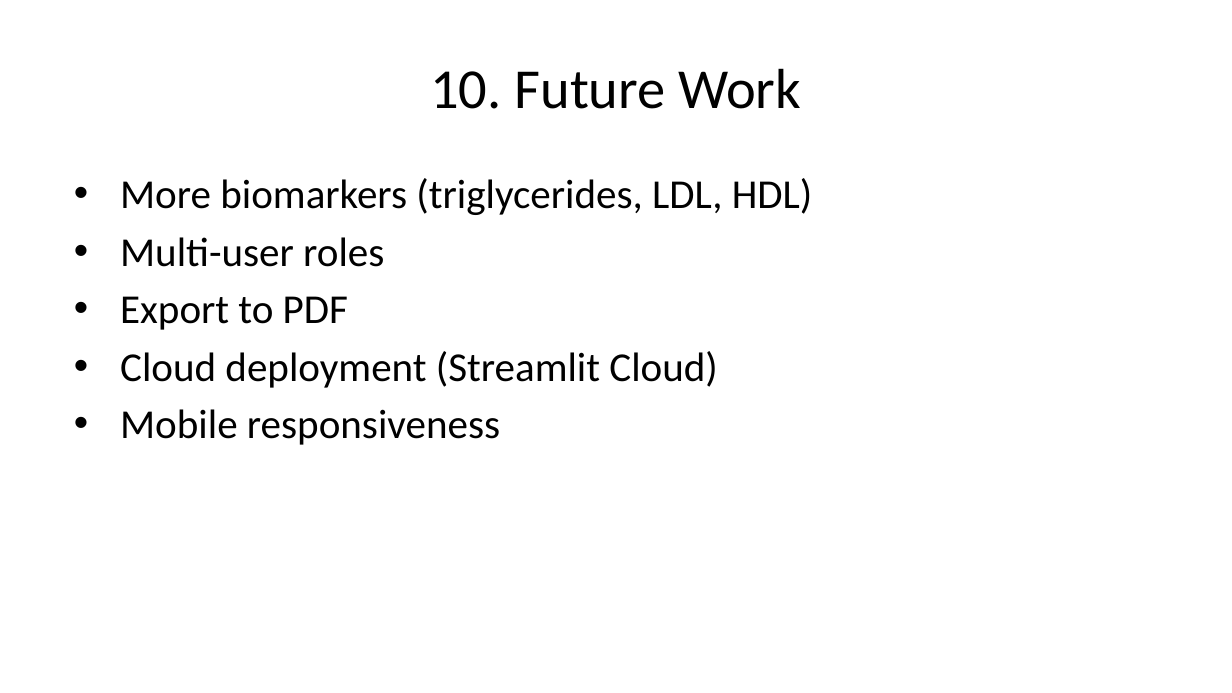
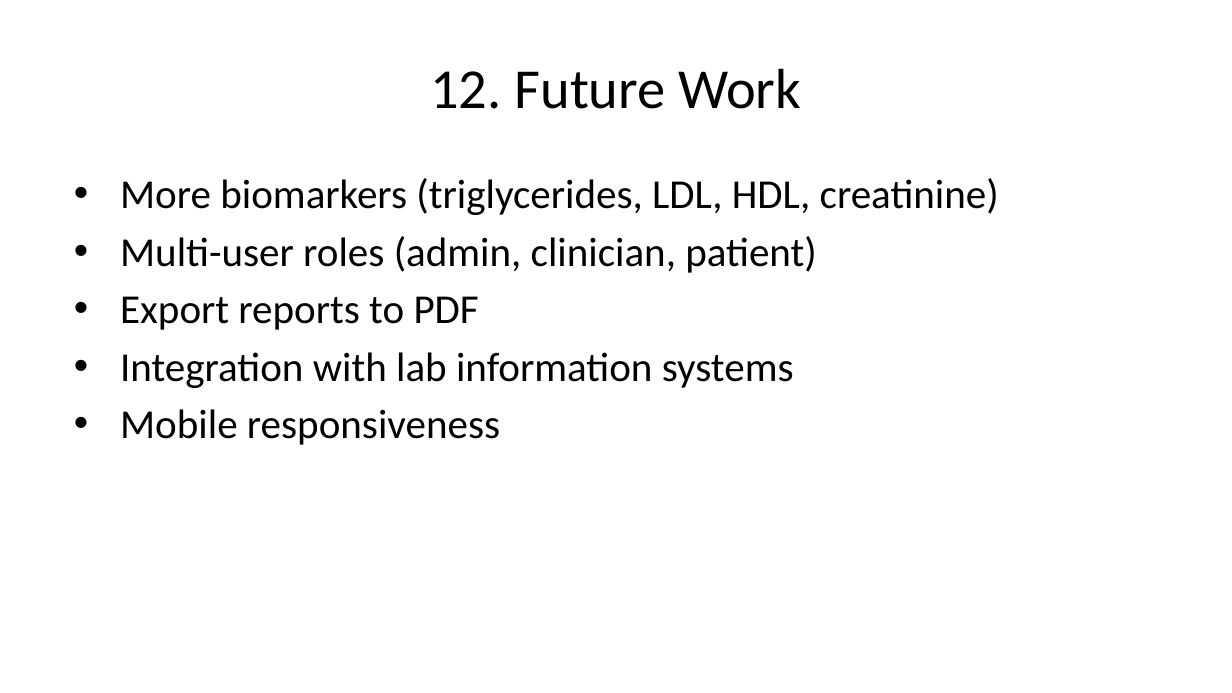
Before and after one commit to itsmehari/MedGuardian, a slide deck: slide 14 of MedGuardian_Presentation.pptx (slide 12 before the commit). Drawn at 1232x693 pixels with LibreOffice and Linux fonts; fonts in the diff are those of the drawing. Boxes give left, top, right and bottom in pixels: in the first picture for what was removed or moved away, otherwise in the second. Text is boxed around its words. In the diff, an @@ line names an element or a change of style, - is before the commit and + after.

```diff
--- a/MedGuardian_Presentation.pptx
+++ b/MedGuardian_Presentation.pptx
@@ title at (430,68,801,109): text changed @@
-10. Future Work
+12. Future Work
@@ text at (120,178,999,388): text changed @@
-• More biomarkers (triglycerides, LDL, HDL)
-• Multi-user roles
-• Export to PDF
-• Cloud deployment (Streamlit Cloud)
+• More biomarkers (triglycerides, LDL, HDL, creatinine)
+• Multi-user roles (admin, clinician, patient)
+• Export reports to PDF
+• Integration with lab information systems
```
Also in this commit, not shown: 8 other slides changed, 2 slides added, 4 other files.
